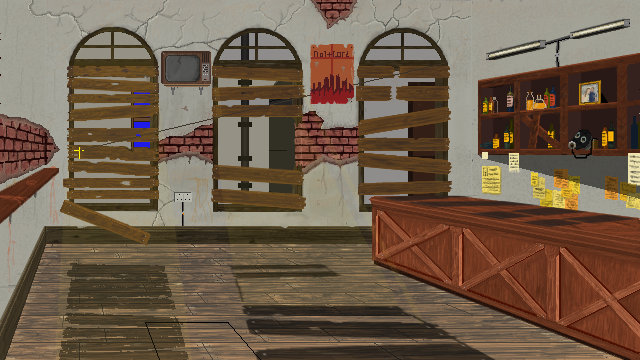
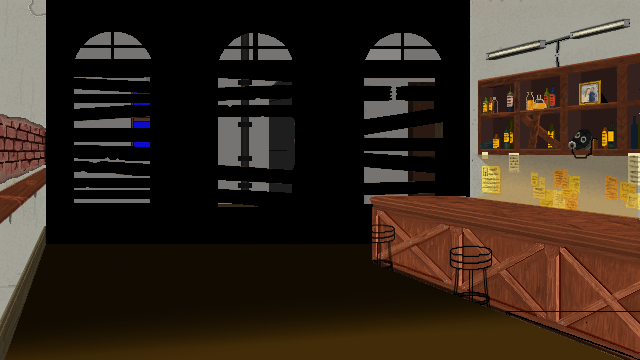
Layer changes from the first w=640, h=360 image to the second:
added group "Shadow Group" with 6 layers above "lights" over (x1=5, y1=0, x2=638, y2=360)
added layer "Shadow Mid Right Wall" in group "Shadow Group" over (x1=258, y1=0, x2=470, y2=244)
added layer "Shadow Mid Left Wall" in group "Shadow Group" over (x1=46, y1=0, x2=258, y2=244)
added layer "Shadow Floor" in group "Shadow Group" over (x1=5, y1=244, x2=622, y2=360)
added layer "Shadow under Cupboard" (40%) in group "Shadow Group" over (x1=470, y1=155, x2=638, y2=219)
renamed "pencil shadows #1" to "lights", hid it, opacity 7% → 29%, painted on it over (x1=30, y1=25, x2=424, y2=360)
removed layer "Pasted Layer #5" (was 47%) over (x1=58, y1=263, x2=190, y2=360)
removed layer "Pasted Layer #4" over (x1=228, y1=195, x2=637, y2=360)
showed "table foreground" over (x1=159, y1=247, x2=640, y2=360)
showed "Stools" over (x1=360, y1=224, x2=493, y2=327)
hid "vanishing" over (x1=74, y1=62, x2=448, y2=159)
"Base layer": blend normal → dissolve over (x1=0, y1=0, x2=640, y2=360)
renamed "board guide" to "bar", showed it, moved it above "stainsehlf", painted on it over (x1=79, y1=150, x2=640, y2=360)
moved "stainsehlf" above "cupboard notes", painted on it over (x1=7, y1=165, x2=59, y2=292)
removed layer "pencil shadows" (was 52%) from group "Base layer" over (x1=478, y1=154, x2=640, y2=199)
moved "flourescent light" into group "Base layer", painted on it over (x1=79, y1=18, x2=640, y2=215)
moved "poster" into group "Base layer" over (x1=310, y1=40, x2=357, y2=104)
moved "tv" into group "Base layer" over (x1=161, y1=51, x2=212, y2=95)
painted on "shelf/bar" over (x1=368, y1=195, x2=640, y2=360)
painted on "boards" over (x1=71, y1=77, x2=449, y2=192)
painted on "rounded windows" over (x1=253, y1=32, x2=295, y2=60)
painted on "wall2" over (x1=0, y1=33, x2=1, y2=104)
showed "sky" over (x1=0, y1=0, x2=640, y2=360)
